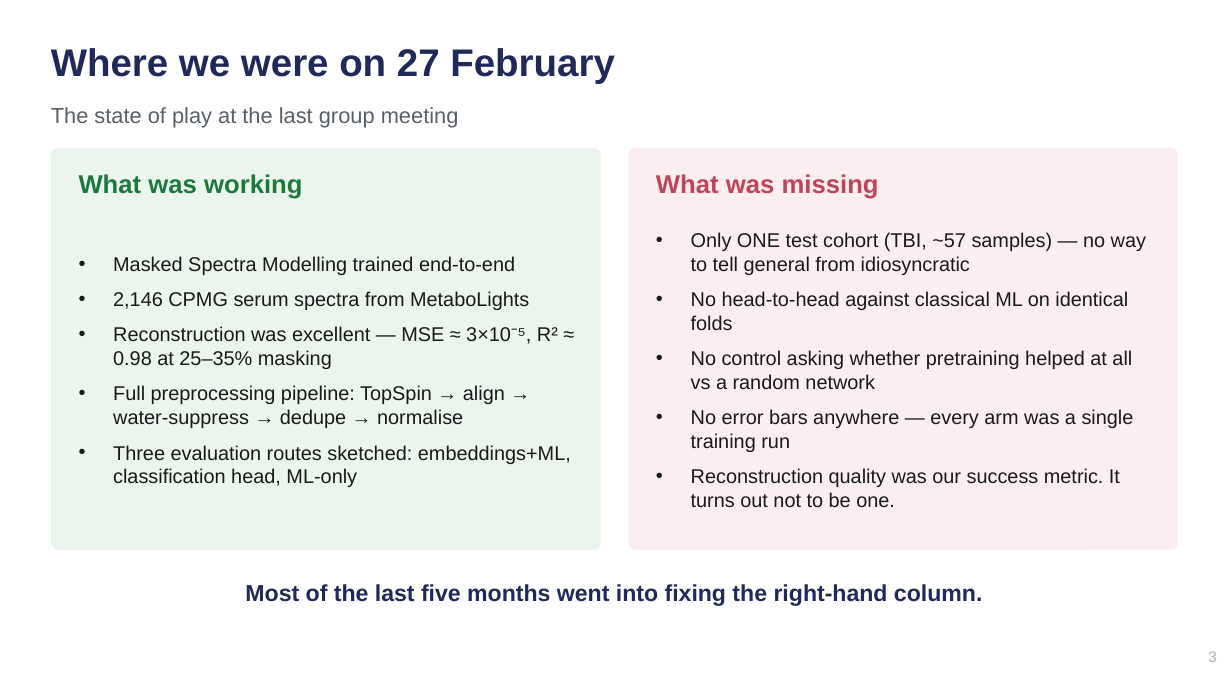
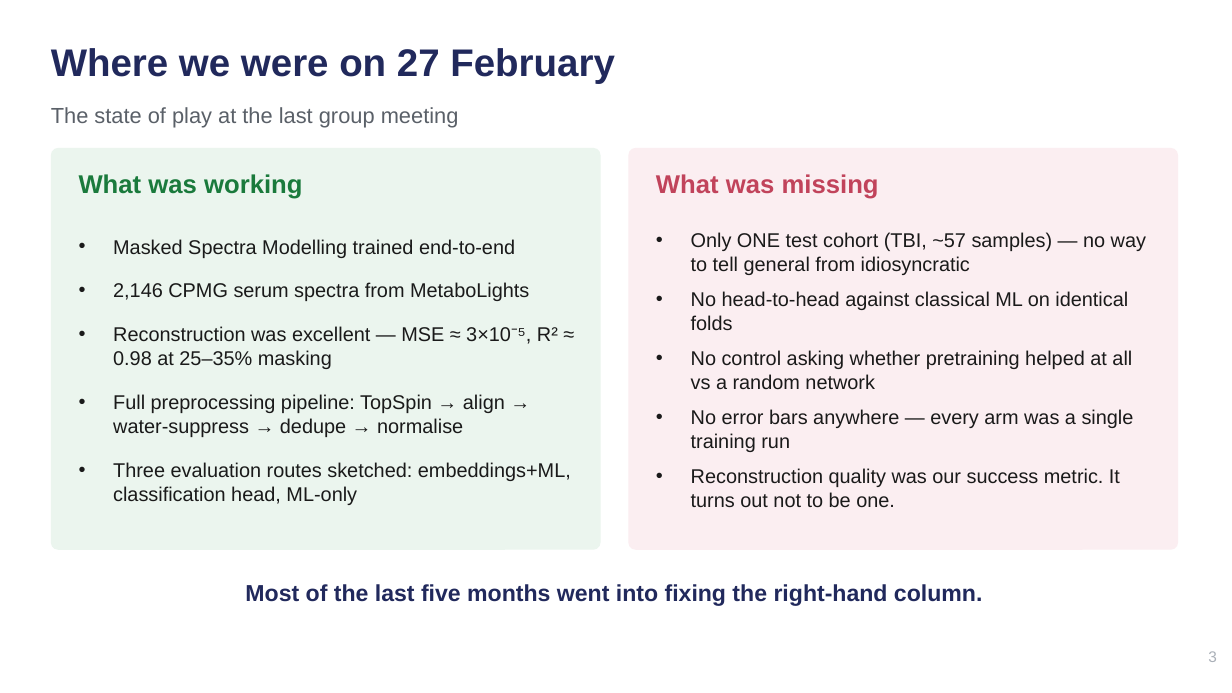
Before and after one commit to rama21094/NMR-Metabolomics-Foundational-Model, a slide deck: slide 3 of docs/Group_Meeting_2026-08-10.pptx. Drawn at 1232x693 pixels with LibreOffice and Linux fonts; fonts in the diff are those of the drawing. Boxes give left, top, right and bottom in pixels: in the first picture for what was removed or moved away, otherwise in the second. Text is boxed around its words. In the diff, an @@ line names an element or a change of style, - is before the commit and + after.

```diff
--- a/docs/Group_Meeting_2026-08-10.pptx
+++ b/docs/Group_Meeting_2026-08-10.pptx
@@ text "Masked Spectra Modelling trained end-to-end" at bbox=[113, 239, 571, 505]: line spacing 18.5pt to 19pt; more space between paragraphs @@
```
Also in this commit, not shown: 11 other slides changed, 8 other files.
